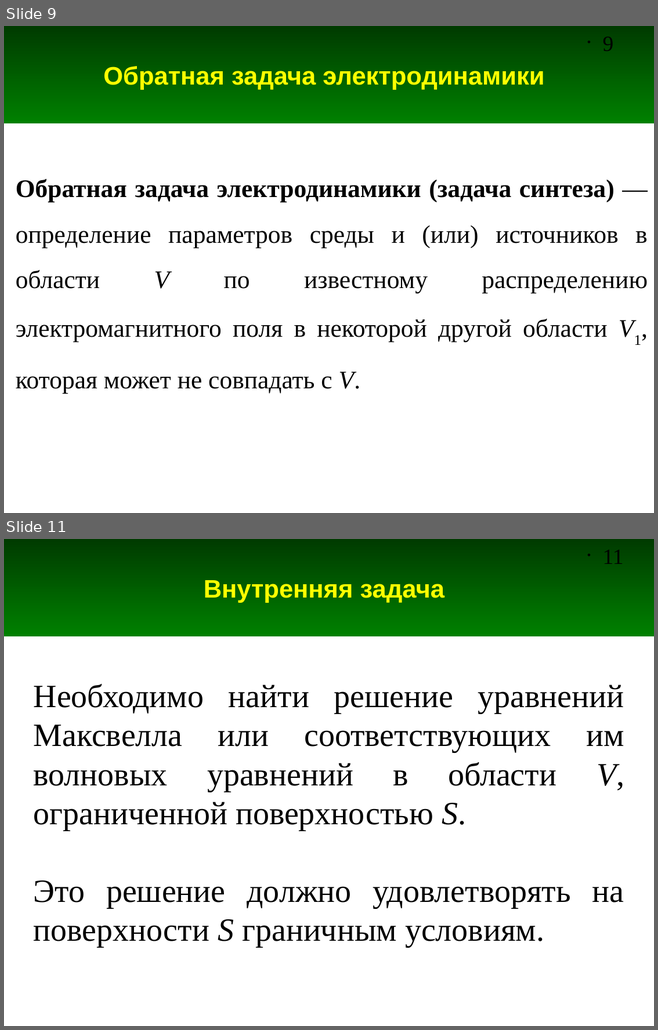
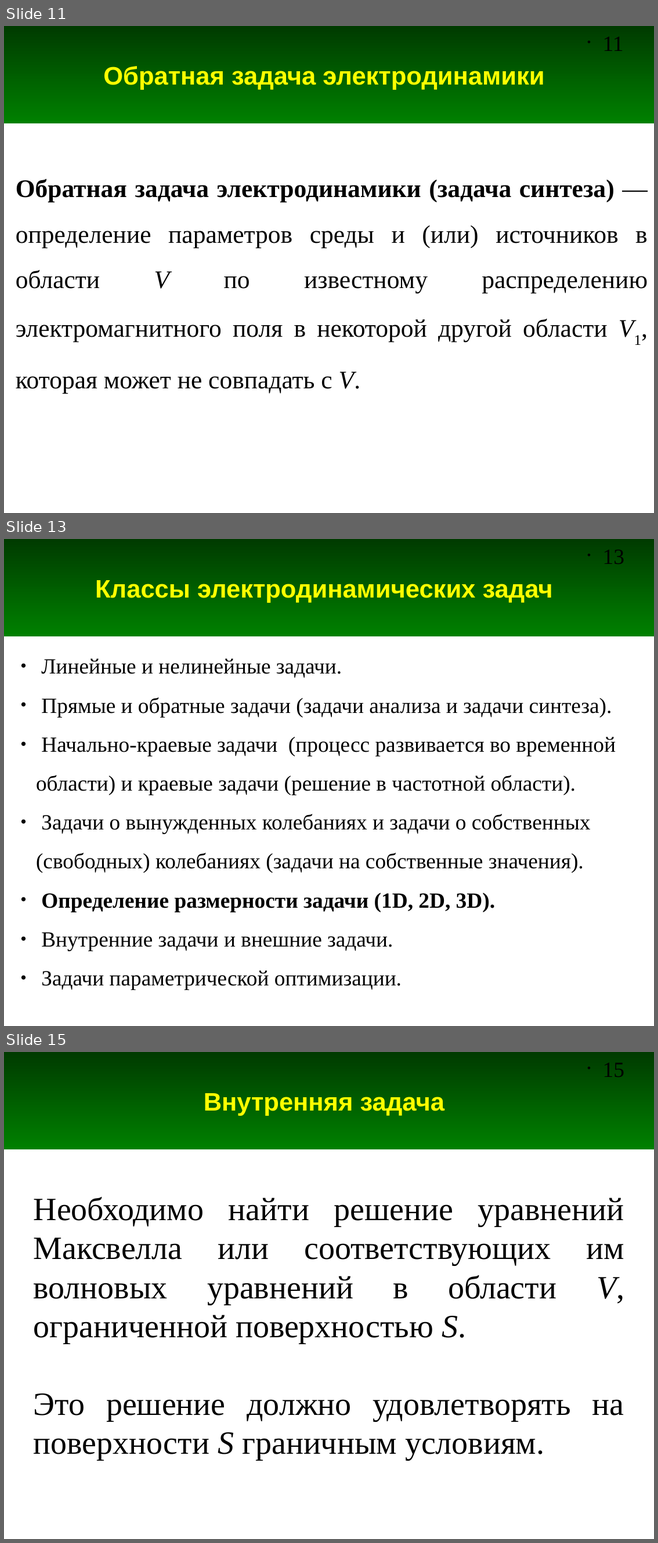
Before and after one commit to andris0147sv/modelling, a slide deck: presentations/1. Problem Statement.odp. Shown one above the other, each under a label of ours: slides 9 and 11 before the commit, slides 11, 13 and 15 after it; the slides between them are not shown. The pictures are 658x1030 and 658x1543 pixels, drawn with LibreOffice and Linux fonts; fonts in the diff are those of the drawing. Boxes give left, top, right and bottom in pixels: in the first picture for what was removed or moved away, otherwise in the second. Text is boxed around its words. In the diff, an @@ line names an element or a change of style, - is before the commit and + after.

```diff
--- a/presentations/1. Problem Statement.odp
+++ b/presentations/1. Problem Statement.odp
@@ slide 13 added at (4, 539, 654, 1026), background #FFFFFF; not listed: 2 template elements that a slide beside it also shows @@
@@ title added at (95, 580, 553, 603), 28 pt, text #FFFF00, bold @@
+Классы электродинамических задач
@@ text added at (36, 658, 615, 990), 24 pt, text #000000 @@
+● Линейные и нелинейные задачи.
+● Прямые и обратные задачи (задачи анализа и задачи синтеза).
+● Начально-краевые задачи (процесс развивается во временной области) и краевые задачи (решение в частотной области).
+● Задачи о вынужденных колебаниях и задачи о собственных (свободных) колебаниях (задачи на собственные значения).
+● Определение размерности задачи (1D, 2D, 3D).
+● Внутренние задачи и внешние задачи.
+● Задачи параметрической оптимизации.
@@ what was slide 9 is now slide 11 @@
@@ page number at (603, 36, 623, 51): text changed @@
-• 9
+• 11
@@ what was slide 11 is now slide 15 @@
@@ page number at (603, 1062, 624, 1077): text changed @@
-• 11
+• 15
```
Also in this commit, not shown: 11 slides changed, 7 other slides added, 1 other file.
